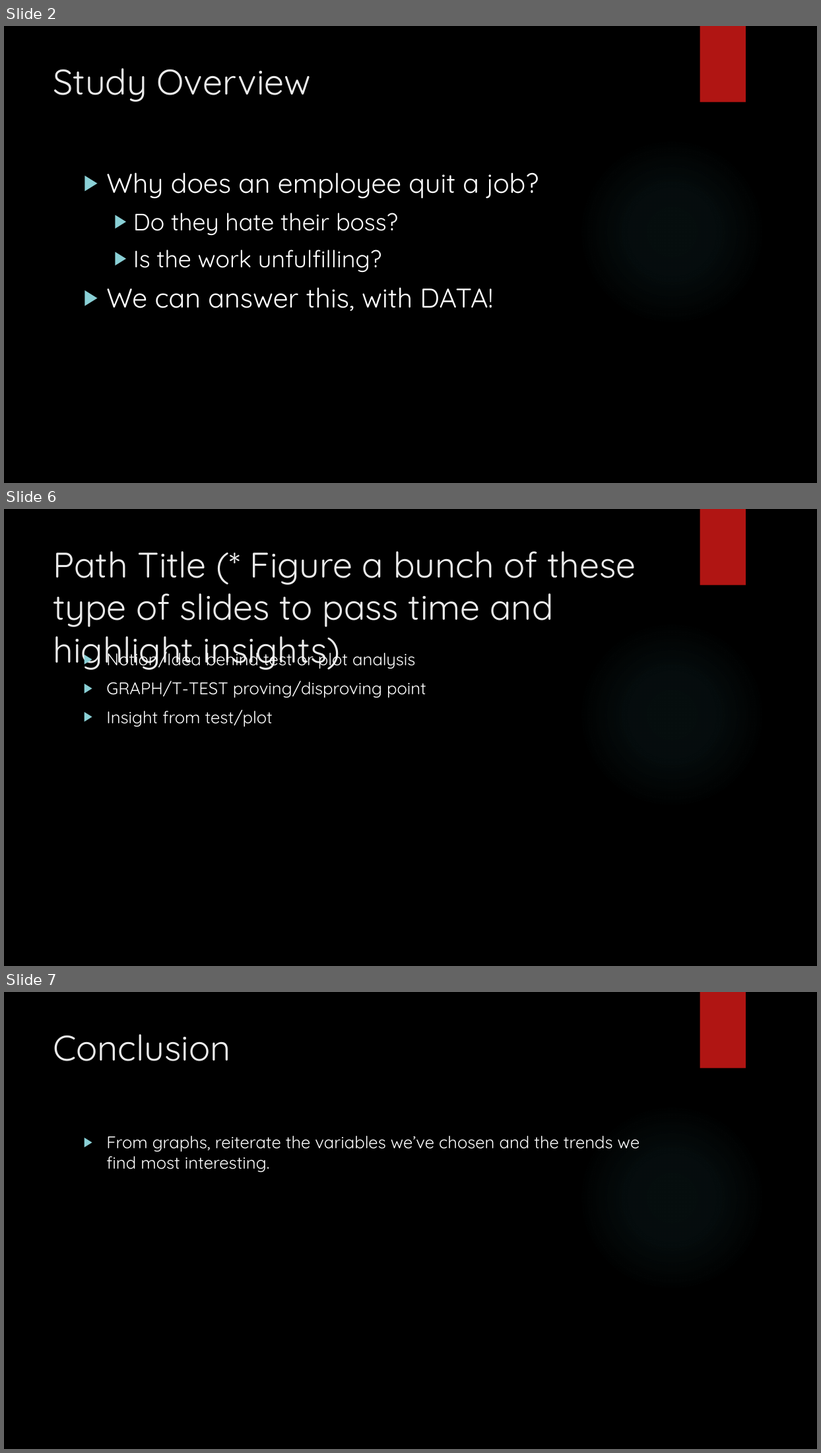
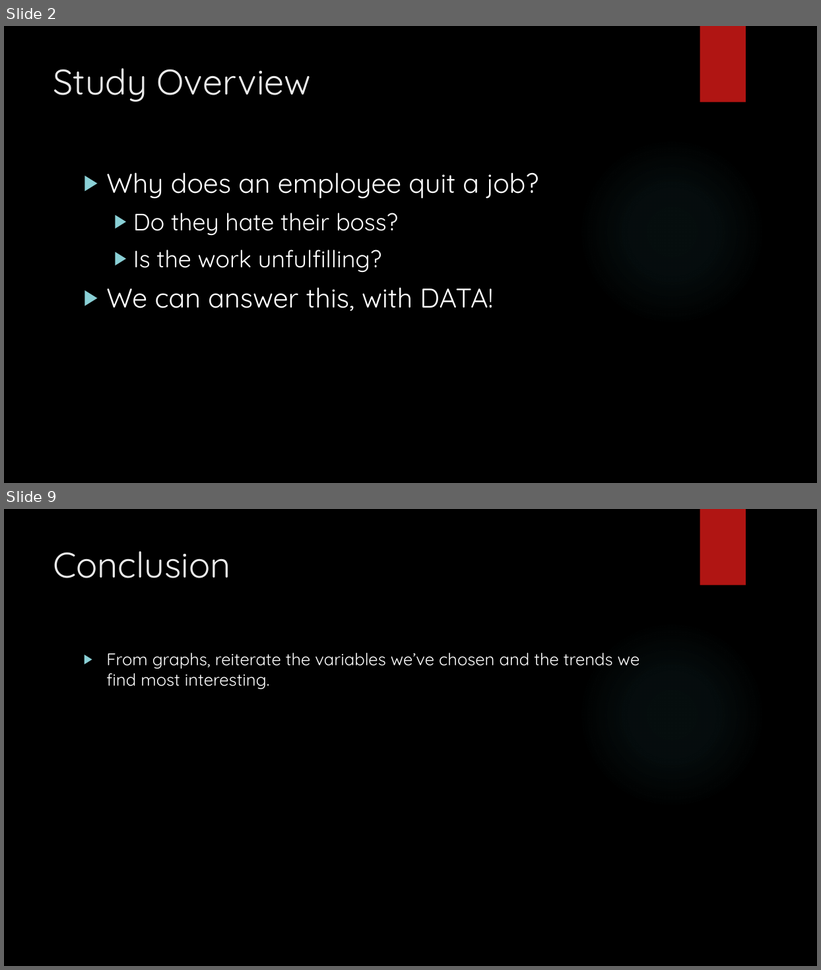
Before and after one commit to vazquezs123/DATA_SCIENCE_CS02, a slide deck: case_study_02_presentation.pptx. Shown one above the other, each under a label of ours: slides 2, 6 and 7 before the commit, slides 2 and 9 after it; the slides between them are not shown. The pictures are 821x1453 and 821x970 pixels, drawn with LibreOffice and Linux fonts; fonts in the diff are those of the drawing; background and template pictures are left out. Boxes give left, top, right and bottom in pixels: in the first picture for what was removed or moved away, otherwise in the second. Text is boxed around its words. In the diff, an @@ line names an element or a change of style, - is before the commit and + after.

```diff
--- a/case_study_02_presentation.pptx
+++ b/case_study_02_presentation.pptx
@@ slide 6 removed at [4, 509, 817, 966], background picture (left out); not listed: 2 template elements that a slide beside it also shows @@
@@ title removed at [54, 551, 636, 670] @@
-Path Title (* Figure a bunch of these type of slides to pass time and highlight insights)
@@ text removed at [106, 648, 426, 727] @@
-▶ Notion/Idea behind test or plot analysis
-▶ GRAPH/T-TEST proving/disproving point
-▶ Insight from test/plot
@@ what was slide 7 is now slide 9 @@
```
Also in this commit, not shown: 3 slides changed, 3 slides added, 3 other files.
